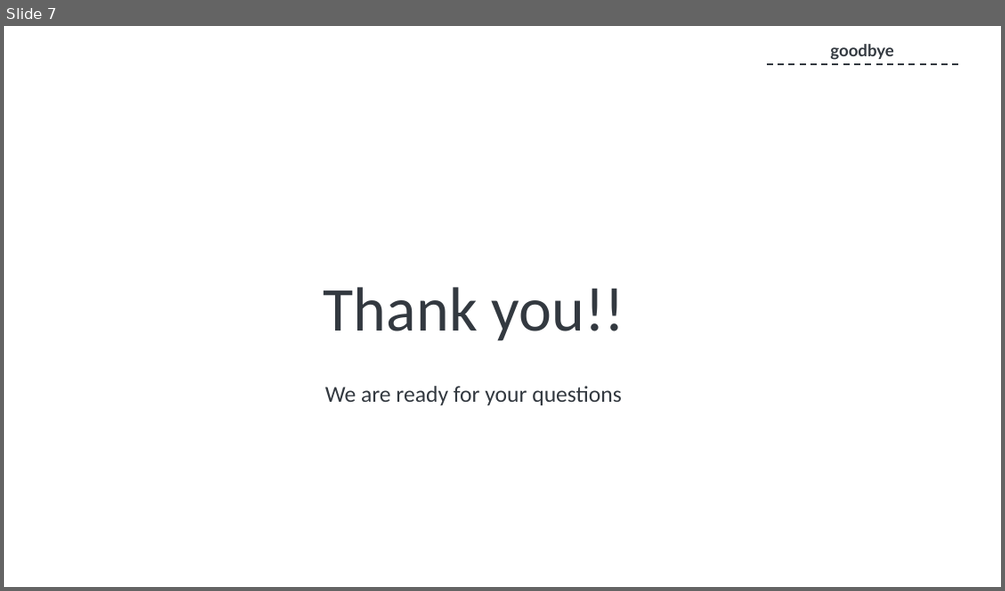
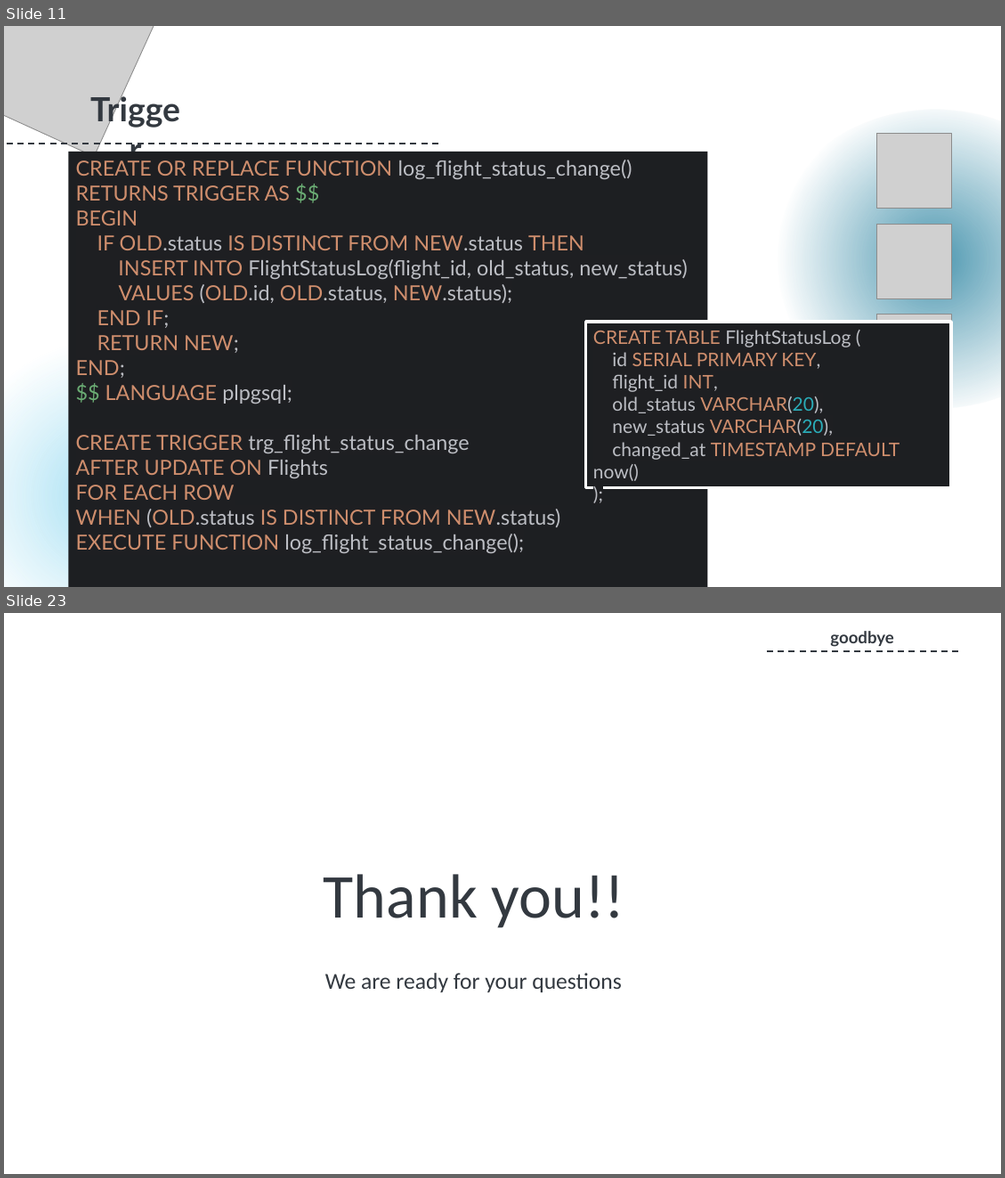
Before and after one commit to pop-arthur/DatabaseFights, a slide deck: FlightTracker.pptx. Shown one above the other, each under a label of ours: slide 7 before the commit, slides 11 and 23 after it; the slides between them are not shown. The pictures are 1005x591 and 1005x1178 pixels, drawn with LibreOffice and Linux fonts; fonts in the diff are those of the drawing; grey boxes stand for pictures; background and template pictures are left out. Boxes give left, top, right and bottom in pixels: in the first picture for what was removed or moved away, otherwise in the second. Text is boxed around its words. In the diff, an @@ line names an element or a change of style, - is before the commit and + after.

```diff
--- a/FlightTracker.pptx
+++ b/FlightTracker.pptx
@@ slide 11 added at <box>4,26,1001,587</box>, background #FFFFFF @@
@@ picture added at <box>4,26,159,156</box> @@
@@ ellipse added at <box>767,110,1001,409</box>, fill gradient #4C97B0 @@
@@ line added from (4, 144) to (441, 144), #333940 1.5 pt dashed @@
@@ rectangle added at <box>68,151,708,587</box>, fill #1D1F22, 20 pt, text #CF8E6D @@
+CREATE OR REPLACE FUNCTION log_flight_status_change()
+RETURNS TRIGGER AS $$
+BEGIN
+IF OLD.status IS DISTINCT FROM NEW.status THEN
+INSERT INTO FlightStatusLog(flight_id, old_status, new_status)
+VALUES (OLD.id, OLD.status, NEW.status);
+END IF;
+RETURN NEW;
+END;
+$$ LANGUAGE plpgsql;
+CREATE TRIGGER trg_flight_status_change
+AFTER UPDATE ON Flights
+FOR EACH ROW
+WHEN (OLD.status IS DISTINCT FROM NEW.status)
+EXECUTE FUNCTION log_flight_status_change();
@@ group added at <box>877,134,952,479</box>: 4 pictures @@
@@ ellipse added at <box>4,338,266,587</box>, fill gradient #A2DFF3 to #B1E4F5 @@
@@ rectangle added at <box>586,321,952,487</box>, fill #1D1F22, outline #FFFFFF 3 pt, 18 pt, text #BCBEC4 @@
+CREATE TABLE FlightStatusLog (
+id SERIAL PRIMARY KEY,
+flight_id INT,
+old_status VARCHAR(20),
+new_status VARCHAR(20),
+changed_at TIMESTAMP DEFAULT now()
+);
@@ text added at <box>156,435,243,450</box>, 32 pt, text #333940, bold @@
+Trigger
@@ what was slide 7 is now slide 23 @@
```
Also in this commit, not shown: 2 slides changed, 16 other slides added, 1 slide removed, 1 other file.
